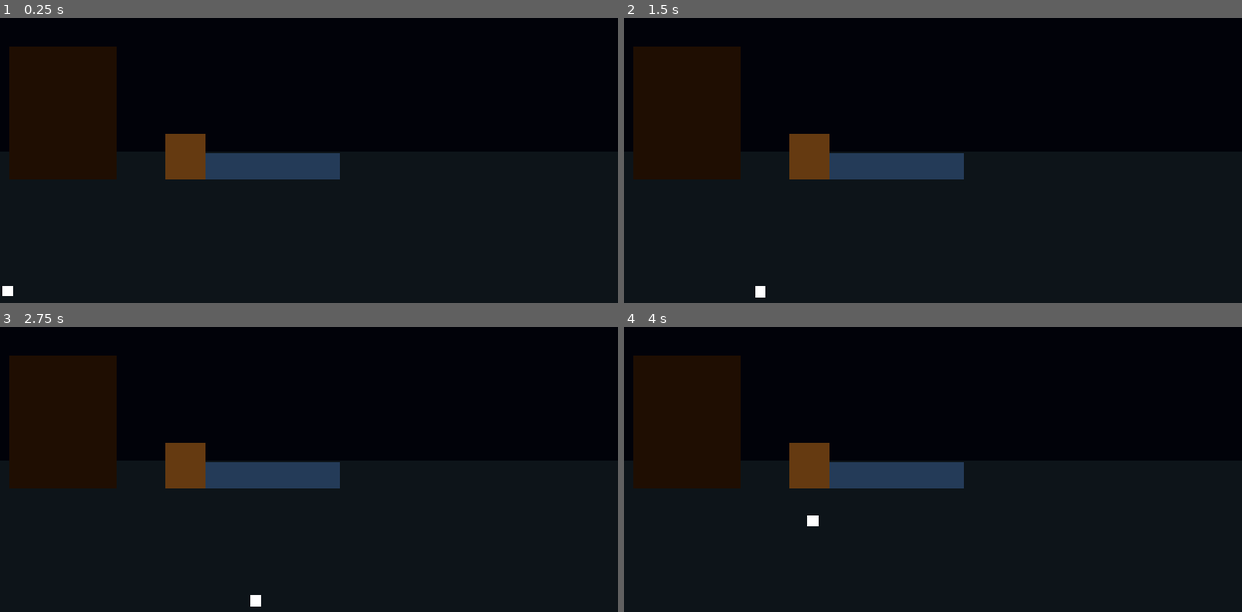
Above: before the commit, frames 1-4 (two rows, left to right).
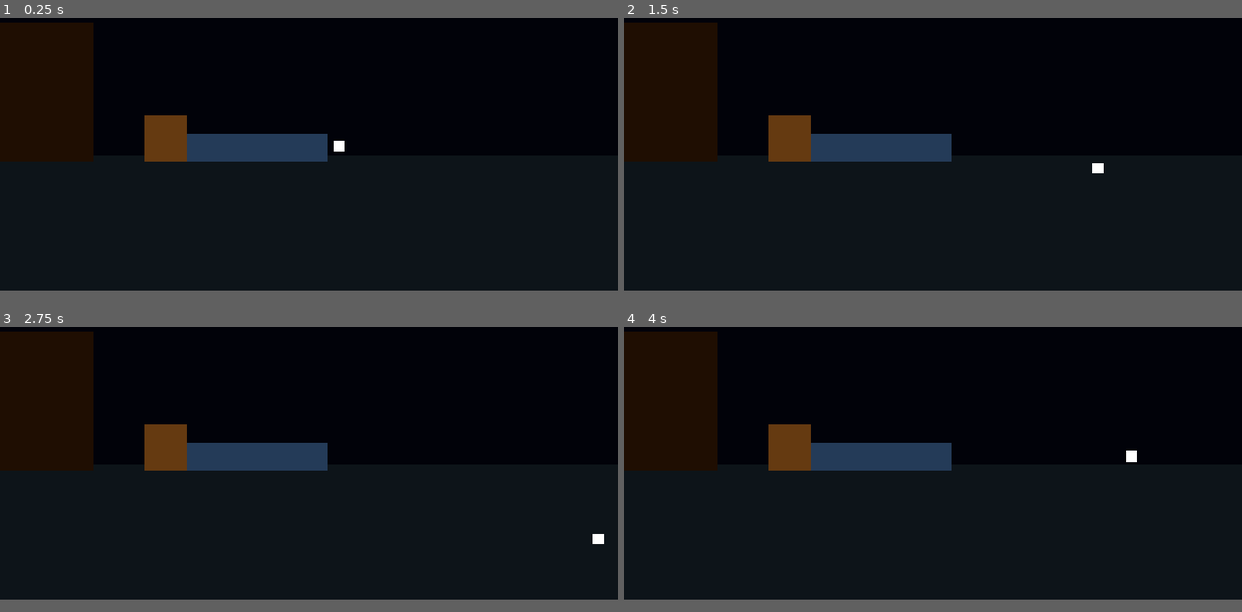
Above: after the commit, the same moments.

Repository: RUB1C/VOIDHEART
Game: Godot game, scene res://scenes/levels/escena_base.tscn
Two runs of this game, one before a commit and one after it. Both use one fixed random seed, a clock stepped at 60 frames per second and the inputs below.
Inputs:
- Up to frame 1 (0.25 s): no input
- Up to frame 2 (1.5 s): tap Enter at 0.5 s; hold D (derecha) 0.53-1.28 s; hold Shift (correr) 0.53-1.28 s; hold S (abajo) from 1.28 s (still down); tap E (interactuar) at 1.35 s
- Up to frame 3 (2.75 s): release S (abajo) at 2.03 s; hold D (derecha) from 2.03 s (still down); hold Shift (correr) from 2.03 s (still down)
- Up to frame 4 (4 s): release D (derecha) at 2.78 s; release Shift (correr) at 2.78 s; hold W (arriba) 2.78-3.53 s; tap E (interactuar) at 2.85 s; hold A (izquierda) from 3.53 s (still down); hold Shift (correr) from 3.53 s (still down)
In our replay, the window is 800x450 before the commit and 800x434 after it. These sizes can differ from the game's own. Grey fills any space a smaller window leaves; there, only what the larger window draws over its background counts as a difference.

The runs differ from the first frame. In frame 1, 7.6% of the frame differs, in the area x 0-56%, y 1-98%; in frame 2, 7.6%; in frame 3, 7.6%; in frame 4, 7.6%, in the area x 0-83%, y 1-70%.

Commit message:
fix: Arreglo de movimiento
La cámara ahora sigue al jugador y sin embargo no mueve los objetos por error, tambien ahora no se sale del mapa por los collisions

Diff:
--- a/voidheart/project.godot
+++ b/voidheart/project.godot
@@ -17,6 +17,8 @@
 
 [display]
 
+window/size/viewport_width=1102
+window/size/viewport_height=598
 window/stretch/mode="canvas_items"
 window/stretch/aspect="expand"
 
--- a/voidheart/scenes/entities/player.tscn
+++ b/voidheart/scenes/entities/player.tscn
@@ -1,6 +1,7 @@
 [gd_scene format=3 uid="uid://cg5l2uo4v27li"]
 
 [ext_resource type="Script" uid="uid://c0p8jpeblwbhp" path="res://scripts/player.gd" id="1_ucweq"]
+[ext_resource type="Script" uid="uid://cp15kn6vuhtu3" path="res://scripts/camera_2d.gd" id="2_08t41"]
 
 [sub_resource type="CanvasTexture" id="CanvasTexture_bx8n8"]
 
@@ -16,3 +17,11 @@
 [node name="CollisionShape2D" type="CollisionShape2D" parent="." unique_id=1151208202]
 scale = Vector2(0.99999994, 1)
 shape = SubResource("RectangleShape2D_5h11f")
+
+[node name="Camera2D" type="Camera2D" parent="." unique_id=1282522133]
+limit_left = 0
+limit_top = 0
+limit_right = 1152
+limit_bottom = 648
+limit_smoothed = true
+script = ExtResource("2_08t41")
--- a/voidheart/scenes/levels/escena_base.tscn
+++ b/voidheart/scenes/levels/escena_base.tscn
@@ -8,10 +8,11 @@
 [ext_resource type="PackedScene" uid="uid://bl5f7kk72tvbg" path="res://scenes/objects/cama.tscn" id="5_4eivp"]
 [ext_resource type="PackedScene" uid="uid://fi7vnvnfdy84" path="res://scenes/objects/mesita.tscn" id="6_2q6cl"]
 
-[sub_resource type="PhysicsMaterial" id="PhysicsMaterial_5iqjx"]
-
 [sub_resource type="RectangleShape2D" id="RectangleShape2D_bx8n8"]
 size = Vector2(1152, 10)
+
+[sub_resource type="RectangleShape2D" id="RectangleShape2D_5h11f"]
+size = Vector2(119.260445, 641.3329)
 
 [node name="Escena_base" type="Node2D" unique_id=442958033]
 position = Vector2(1, 628)
@@ -28,16 +29,9 @@
 [node name="Capa_juego" type="Node2D" parent="." unique_id=2120215362]
 
 [node name="Player" parent="Capa_juego" unique_id=73166647 instance=ExtResource("1_sr8v3")]
-position = Vector2(13, -2)
-
-[node name="Camera2D" type="Camera2D" parent="Capa_juego/Player" unique_id=134130933]
-limit_left = 0
-limit_top = 0
-limit_right = 1152
-limit_bottom = 648
+position = Vector2(654, -238)
 
 [node name="Limite_escenario" type="StaticBody2D" parent="Capa_juego" unique_id=2068482911]
-physics_material_override = SubResource("PhysicsMaterial_5iqjx")
 
 [node name="Primer_plano" type="CollisionShape2D" parent="Capa_juego/Limite_escenario" unique_id=645518644]
 position = Vector2(575, 15)
@@ -46,6 +40,18 @@
 [node name="Fondo" type="CollisionShape2D" parent="Capa_juego/Limite_escenario" unique_id=1201922721]
 position = Vector2(575, -353)
 shape = SubResource("RectangleShape2D_bx8n8")
+
+[node name="CollisionShape2D" type="CollisionShape2D" parent="Capa_juego/Limite_escenario" unique_id=160231412]
+position = Vector2(-7.3276386, -315.86075)
+rotation = 0.13962635
+scale = Vector2(0.99999994, 0.99999994)
+shape = SubResource("RectangleShape2D_5h11f")
+
+[node name="CollisionShape2D2" type="CollisionShape2D" parent="Capa_juego/Limite_escenario" unique_id=1335428692]
+position = Vector2(1155.9998, -315.861)
+rotation = -0.13962634
+scale = Vector2(0.99999994, 0.99999994)
+shape = SubResource("RectangleShape2D_5h11f")
 
 [node name="StaticBody2D" parent="." unique_id=1683587738 instance=ExtResource("4_noodr")]
 position = Vector2(16, -459)
--- /dev/null
+++ b/voidheart/scripts/camera_2d.gd
@@ -0,0 +1,8 @@
+extends Camera2D
+
+# Definimos la altura fija donde quieres que se quede la cámara verticalmente
+@export var posicion_y_fija: float = 576.0
+
+func _process(_delta: float) -> void:
+	global_position.x = get_parent().global_position.x
+	global_position.y = posicion_y_fija
Not shown, added: voidheart/scripts/camera_2d.gd.uid
